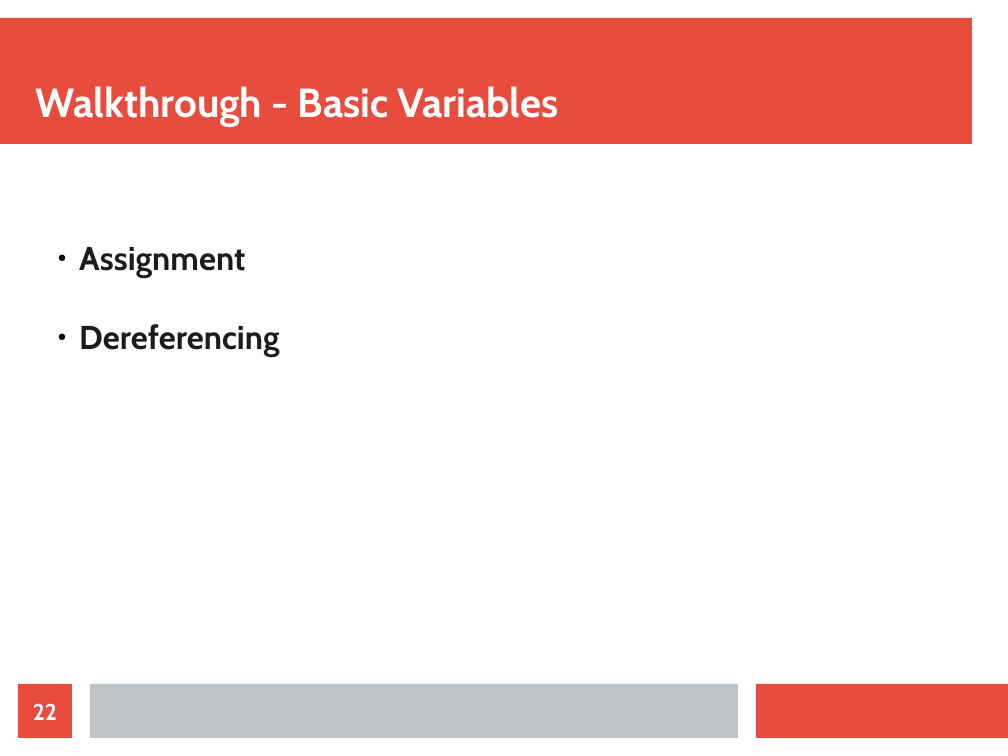
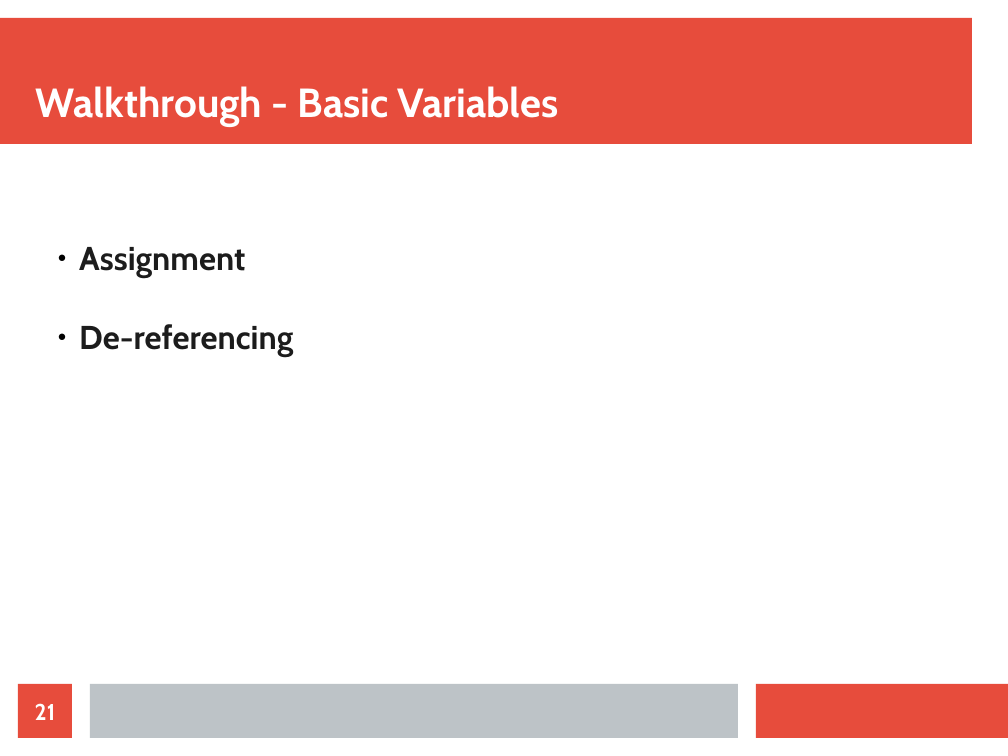
Before and after one commit to ianmiell/introduction-to-bash, a slide deck: slide 21 of slides/introduction_to_bash.odp (slide 22 before the commit). Drawn at 1008x756 pixels with LibreOffice and Linux fonts; fonts in the diff are those of the drawing. Boxes give left, top, right and bottom in pixels: in the first picture for what was removed or moved away, otherwise in the second. Text is boxed around its words. In the diff, an @@ line names an element or a change of style, - is before the commit and + after.

```diff
--- a/slides/introduction_to_bash.odp
+++ b/slides/introduction_to_bash.odp
@@ subtitle at (x1=79, y1=324, x2=293, y2=357): text changed @@
-  ● Dereferencing
+  ● De-referencing
@@ page number at (x1=35, y1=703, x2=56, y2=720): text changed @@
-22
+21
```
Also in this commit, not shown: 4 other slides changed, 3 slides removed, 8 other files.
